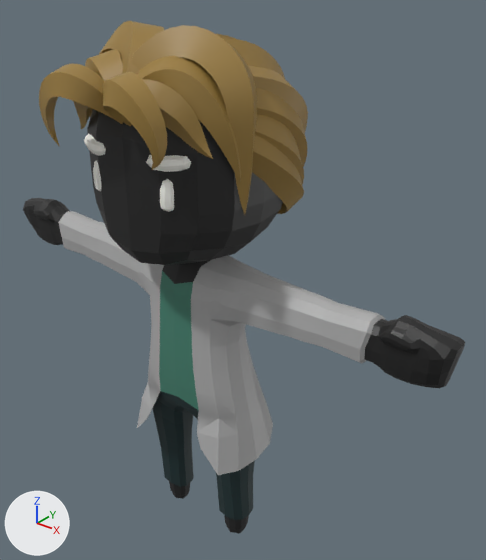
Two versions of the glTF model public/3d/anims/kneeling.glb, one commit apart.
Camera for both pictures: a 50 mm lens placed at (2.48, -2.66, 3.61), pointed at (0.19, 0.21, 1.83). Arrows for +X, +Y and +Z are at lower left; the lights stay in place. The older version comes first. Vertices at exactly the same position are counted once.

Names of what the first picture shows: 'Body'.
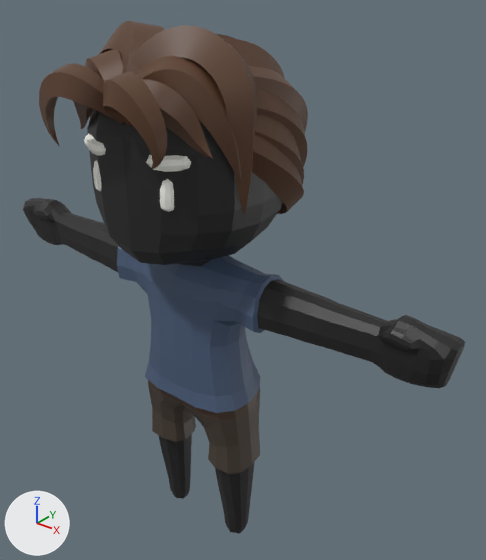
The change, as a diff of the scene's bpy script:
```diff
--- a/public/3d/anims/kneeling.glb.py
+++ b/public/3d/anims/kneeling.glb.py
@@ mat_hair @@
 mat_hair = principled_material('Hair')
-mat_hair.base_color = (0.332, 0.208, 0.0498)  # brown #9c7e3f
+mat_hair.base_color = (0.107, 0.0482, 0.0232)  # brown #5c3e2a
@@ mat_pants @@
+mat_pants = principled_material('Pants')
+mat_pants.base_color = (0.0668, 0.0493, 0.0356)  # brown #493f35
@@ mat_shirt @@
+mat_shirt = principled_material('Shirt')
+mat_shirt.base_color = (0.0678, 0.106, 0.184)  # dark blue #4a5c77
@@ mat_belt @@
+mat_belt = principled_material('Belt')
+mat_belt.base_color = (0.0668, 0.0373, 0.022)  # brown #493629
@@ me_cunurbspath_010 @@
 # used by ob_body; location = (0.0, 0.0, 0.0)
-me_cunurbspath_010.from_pydata(...)  # 3336 vertices, 6498 faces; spans x -1.62..1.62, y -0.72..0.61, z -0.02..3.31
+me_cunurbspath_010.from_pydata(...)  # 3331 vertices, 6492 faces; spans x -1.62..1.62, y -0.72..0.61, z -0.02..3.31
+# me_cunurbspath_010 part 1: 8 vertices moved from x -0.24..0.24, y -0.21..0.3, z 1.21..1.9 to x -0.26..0.26, y -0.21..0.32, z 1.16..1.95; 137 vertices removed from x -1.2..1.2, y -0.27..0.47, z 0.16..2.02; 132 vertices added at x -0.55..0.55, y -0.23..0.34, z 0.62..2.04
+# me_cunurbspath_010 part 2: 4 faces spanning x -0.13..0.13, y -0.18..-0.1, z 1.94..2.02 switch from mat_skin (black #1f1f1f) to mat_shirt (dark blue #4a5c77)
+# me_cunurbspath_010 part 3: 112 faces spanning x -0.97..0.97, y -0.11..0.12, z 1.76..2.01 switch from mat_main (grey #afafaf) to mat_skin (black #1f1f1f)
+# me_cunurbspath_010 part 4: 226 faces spanning x -0.46..0.46, y -0.21..0.23, z 1.22..2.06 switch from mat_main (grey #afafaf) to mat_shirt (dark blue #4a5c77)
+# me_cunurbspath_010 part 5: 20 faces spanning x -0.16..0.16, y -0.22..-0.16, z 1.22..1.95 switch from mat_black (green #45816f) to mat_shirt (dark blue #4a5c77)
+# me_cunurbspath_010 part 6: 66 faces spanning x -0.25..0.25, y -0.18..0.31, z 0.73..1.09 switch from mat_brown (dark cyan #193133) to mat_pants (brown #493f35)
 me_cunurbspath_010.materials.append(mat_hair)
 me_cunurbspath_010.materials.append(mat_face)
+me_cunurbspath_010.materials.append(mat_belt)  # brown #493629
```

What differs and where, as boxes [x1, y1, x2, y2] in the pictures (486 x 560 px; the box of a moved part takes in the faces that stretch with it):
'Body', recoloured, reshaped (darker)
    both: [23, 21, 465, 534]
part 1 of me_cunurbspath_010, moved or reshaped
    before: [56, 211, 387, 520]
    after: [99, 229, 308, 475]
part 2 of me_cunurbspath_010, recoloured (black to dark blue)
    both: [163, 264, 201, 282]
part 3 of me_cunurbspath_010, recoloured
    both: [82, 221, 337, 346]
part 4 of me_cunurbspath_010, recoloured (grey to dark blue)
    both: [131, 255, 265, 392]
part 5 of me_cunurbspath_010, recoloured (green to dark blue)
    both: [159, 271, 196, 392]
part 6 of me_cunurbspath_010, recoloured
    before: [160, 400, 198, 424]
    after: [160, 400, 215, 445]
